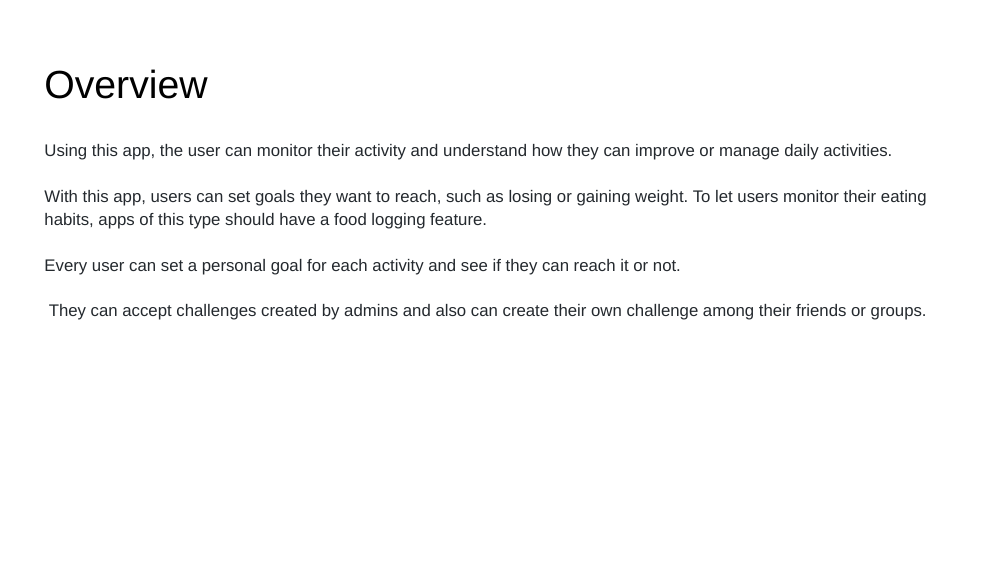
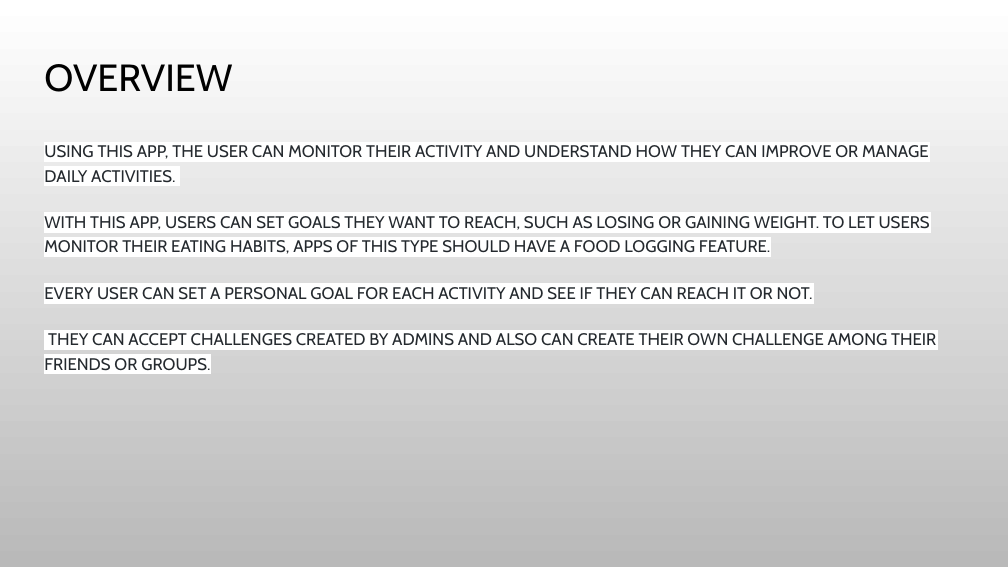
Before and after one commit to annie0sc/gdp_group4, a slide deck: slide 3 of GDP.pptx. Drawn at 1008x567 pixels with LibreOffice and Linux fonts; fonts in the diff are those of the drawing; background and template pictures are left out. Boxes give left, top, right and bottom in pixels: in the first picture for what was removed or moved away, otherwise in the second. Text is boxed around its words. In the diff, an @@ line names an element or a change of style, - is before the commit and + after.

```diff
--- a/GDP.pptx
+++ b/GDP.pptx
@@ background #FFFFFF to picture (left out) @@
@@ title at [44, 64, 232, 92]: text changed; size 28 to 27 pt; font Arial to Cabin @@
-Overview
+OVERVIEW
@@ text at [44, 145, 936, 371]: text changed; font Arial to Cabin @@
-Using this app, the user can monitor their activity and understand how they can improve or manage daily activities.
-With this app, users can set goals they want to reach, such as losing or gaining weight. To let users monitor their eating habits, apps of this type should have a food logging feature.
-Every user can set a personal goal for each activity and see if they can reach it or not.
-They can accept challenges created by admins and also can create their own challenge among their friends or groups.
+USING THIS APP, THE USER CAN MONITOR THEIR ACTIVITY AND UNDERSTAND HOW THEY CAN IMPROVE OR MANAGE DAILY ACTIVITIES.
+WITH THIS APP, USERS CAN SET GOALS THEY WANT TO REACH, SUCH AS LOSING OR GAINING WEIGHT. TO LET USERS MONITOR THEIR EATING HABITS, APPS OF THIS TYPE SHOULD HAVE A FOOD LOGGING FEATURE.
+EVERY USER CAN SET A PERSONAL GOAL FOR EACH ACTIVITY AND SEE IF THEY CAN REACH IT OR NOT.
+THEY CAN ACCEPT CHALLENGES CREATED BY ADMINS AND ALSO CAN CREATE THEIR OWN CHALLENGE AMONG THEIR FRIENDS OR GROUPS.
```
Also in this commit, not shown: 10 other slides changed, 3 slides added, 3 slides removed.
